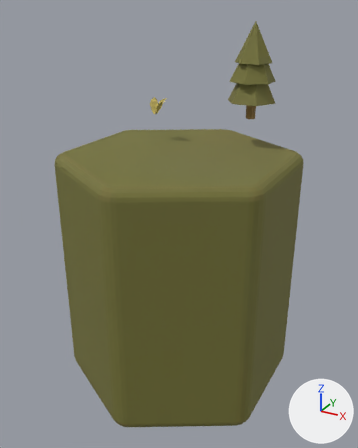
Before and after pictures for a commit that changed the glTF model public/models/Hex-forest3.glb.
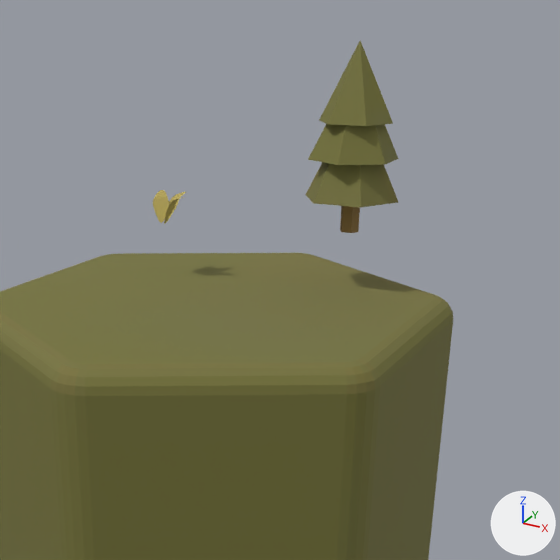
Old and new are each drawn whole from a 50 mm lens placed at (1.82, -3.31, 2.05), pointed at (0.01, -0.03, 0.4) and again close up on the part from 20% to 100% of the width and 0% to 64% of the height. Lighting does not change. The marker at lower right points along +X, +Y and +Z.

Objects in the first close-up: 'Cylinder', 'Cylinder.161_Material.001_0', 'Plane.085_Material.001_0'.
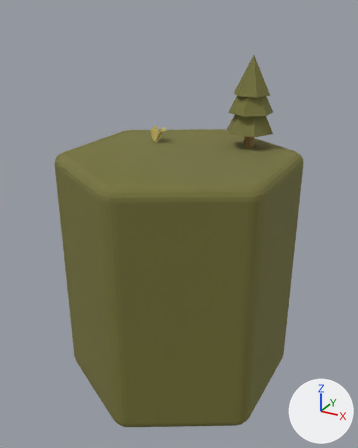
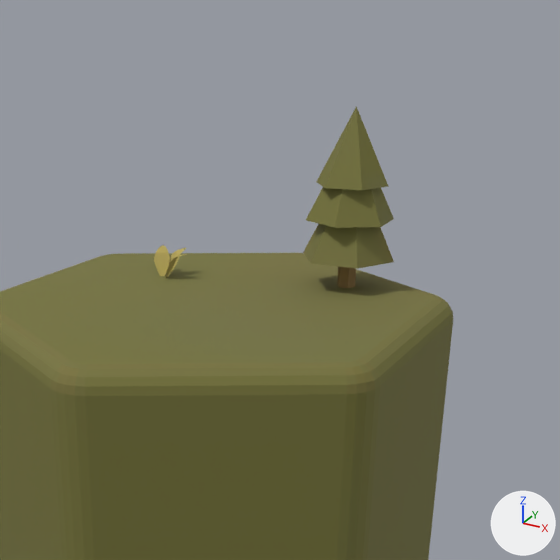
Commit message: debug: forest 3

Where the change shows, as pixel boxes (x1, y1, x2, y2) in the close-ups (560 x 560 px):
'Cylinder.161_Material.001_0', moved: before (306, 41, 399, 233); after (303, 106, 394, 288)
'Plane.085_Material.001_0', moved: before (153, 190, 186, 224); after (154, 245, 187, 278)

What the commit changed:
Object 'Cylinder.161_Material.001_0' (ob_cylinder_161_material_001_0) moves from (0.0, 0.0, 0.0) to (0.0, 0.0, -0.238).
Object 'Plane.085_Material.001_0' (ob_plane_085_material_001_0) moves from (0.0, 0.0, 0.0) to (0.0, 0.0, -0.238).
